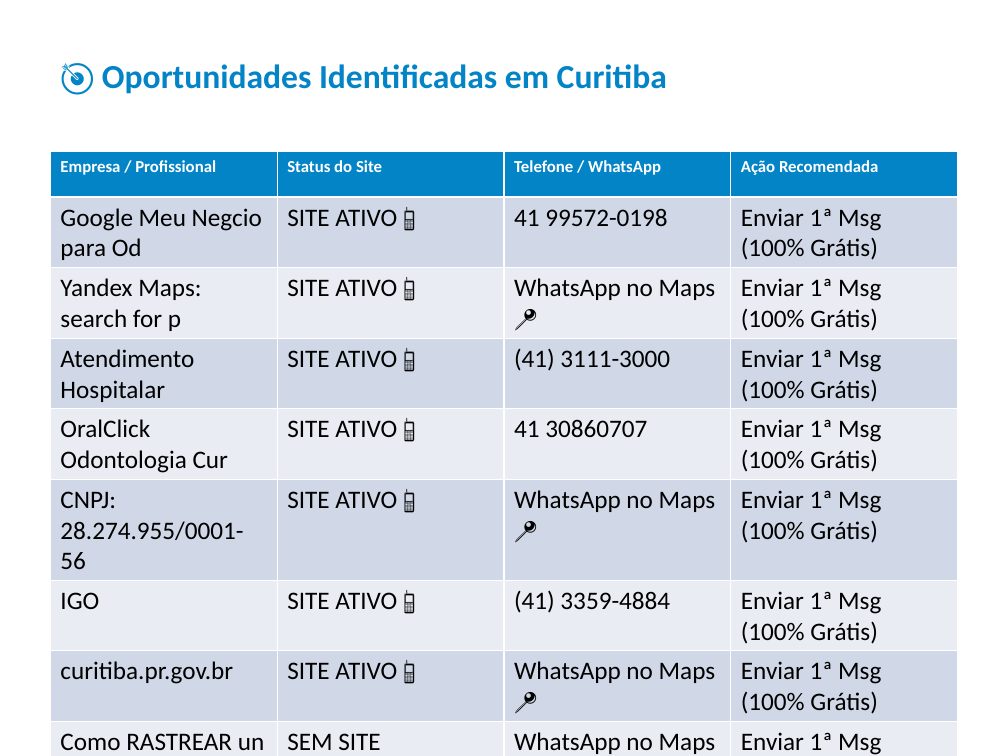
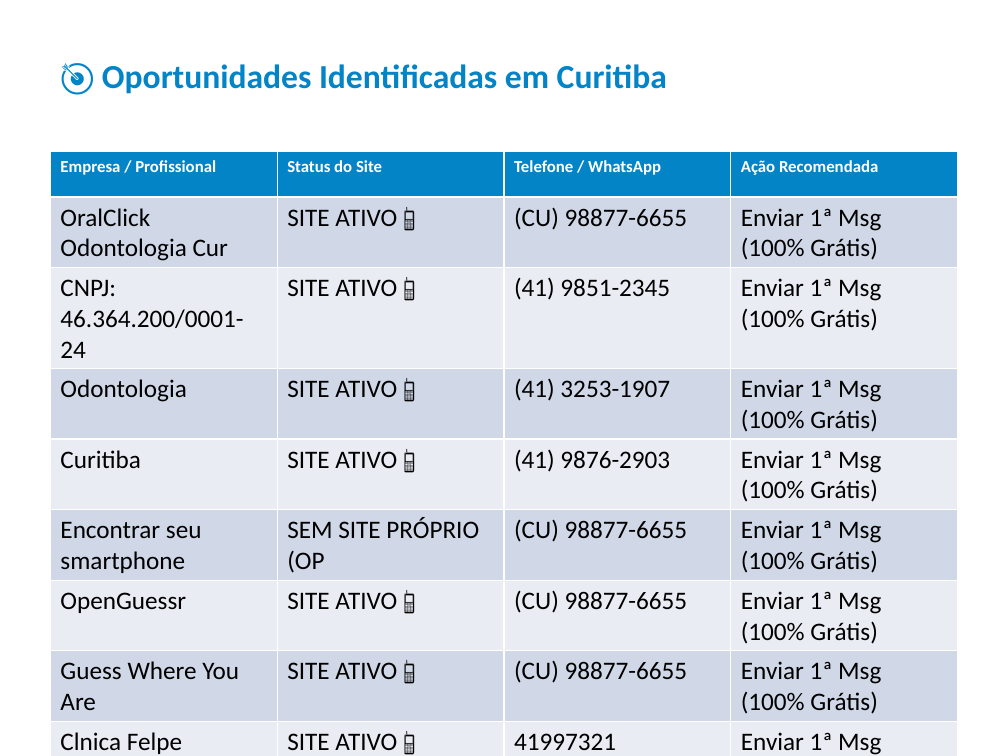
Before and after one commit to jaop2158-sketch/webfy-leads, a slide deck: slide 2 of relatorio_odontologia_curitiba.pptx. Drawn at 1008x756 pixels with LibreOffice and Linux fonts; fonts in the diff are those of the drawing. Boxes give left, top, right and bottom in pixels: in the first picture for what was removed or moved away, otherwise in the second. Text is boxed around its words. In the diff, an @@ line names an element or a change of style, - is before the commit and + after.

```diff
--- a/relatorio_odontologia_curitiba.pptx
+++ b/relatorio_odontologia_curitiba.pptx
@@ table at (50, 151, 958, 756) @@
-row 2, column 1: Google Meu Negcio para Od
+row 2, column 1: OralClick Odontologia Cur
-row 2, column 3: 41 99572-0198
+row 2, column 3: (CU) 98877-6655
-row 3, column 1: Yandex Maps: search for p
+row 3, column 1: CNPJ: 46.364.200/0001-24
-row 3, column 3: WhatsApp no Maps 📍
+row 3, column 3: (41) 9851-2345
-row 4, column 1: Atendimento Hospitalar
+row 4, column 1: Odontologia
-row 4, column 3: (41) 3111-3000
+row 4, column 3: (41) 3253-1907
-row 5, column 1: OralClick Odontologia Cur
+row 5, column 1: Curitiba
-row 5, column 3: 41 30860707
+row 5, column 3: (41) 9876-2903
-row 6: CNPJ: 28.274.955/0001-56 | SITE ATIVO 📱 | WhatsApp no Maps 📍 | Enviar 1ª Msg (100% Grátis)
+row 6: Encontrar seu smartphone | SEM SITE PRÓPRIO (OP | (CU) 98877-6655 | Enviar 1ª Msg (100% Grátis)
-row 7, column 1: IGO
+row 7, column 1: OpenGuessr
-row 7, column 3: (41) 3359-4884
+row 7, column 3: (CU) 98877-6655
-row 8, column 1: curitiba.pr.gov.br
+row 8, column 1: Guess Where You Are
-row 8, column 3: WhatsApp no Maps 📍
+row 8, column 3: (CU) 98877-6655
-row 9: Como RASTREAR un CELULAR | SEM SITE (OPORTUNIDA | WhatsApp no Maps 📍 | Enviar 1ª Msg (100% Grátis)
+row 9: Clnica Felpe Odontologia | SITE ATIVO 📱 | 41997321 | Enviar 1ª Msg (100% Grátis)
-row 10: Google Maps | SEM SITE (OPORTUNIDA | (11) 91234-5678 | Enviar 1ª Msg (100% Grátis)
+row 10: UpClin Odontologia Curiti | SITE ATIVO 📱 | (41) 3095-9660 | Enviar 1ª Msg (100% Grátis)
-row 11: "Dental clinic" in Curiti | SEM SITE (OPORTUNIDA | 41 99572-0198 | Enviar 1ª Msg (100% Grátis)
+row 11: SV Odontologia • Tratamen | SITE ATIVO 📱 | (CU) 98877-6655 | Enviar 1ª Msg (100% Grátis)
```
Also in this commit, not shown: 4 other files.
